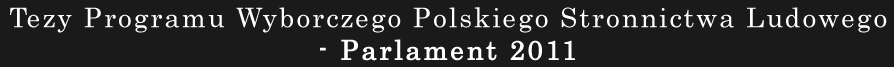
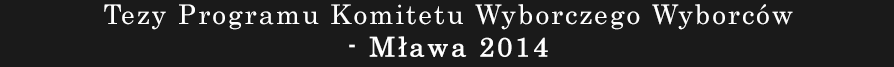
Comparing the layer stacks of the two 894 × 67 images. Changes:
renamed "Tezy Programu Wyborczego Pol" to "Tezy Programu Komitetu Wyborczego Wyborców - Mława 2014", painted on it over [10, 4, 887, 61]
added layer "Tło copy" above "Tło" over [10, 4, 887, 61]
hid "Tło" over [10, 4, 887, 61]
